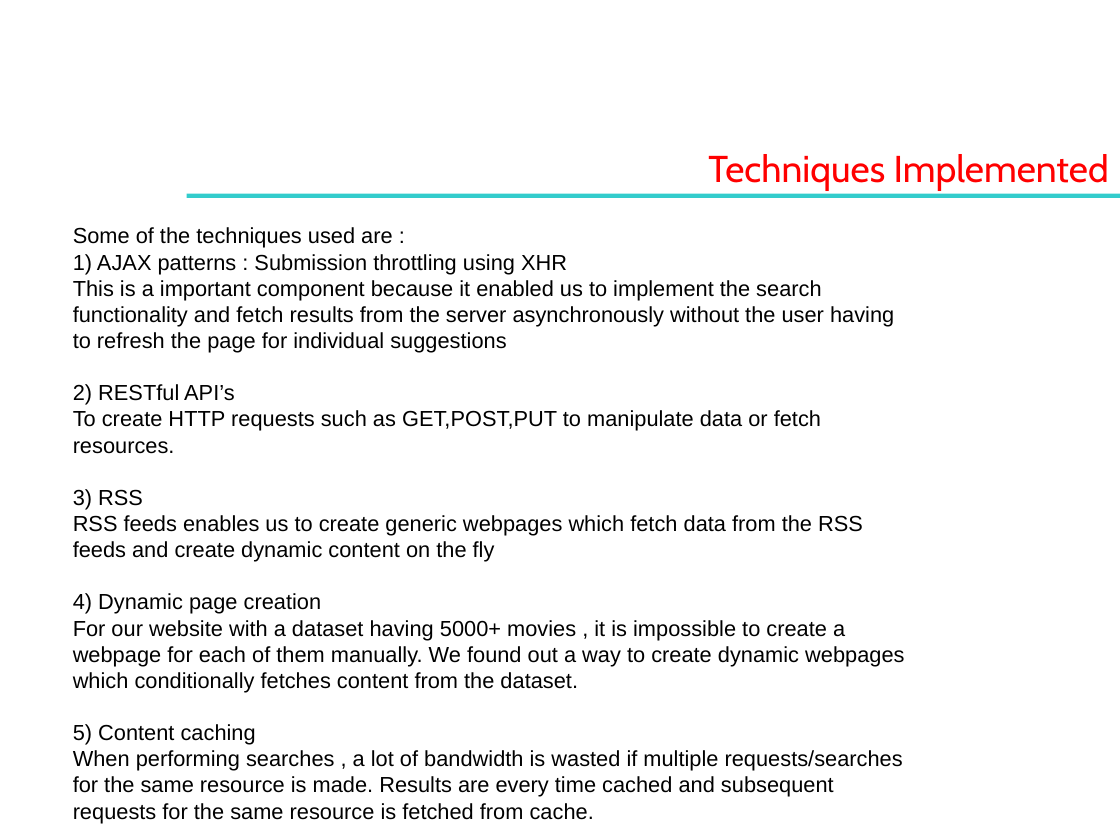
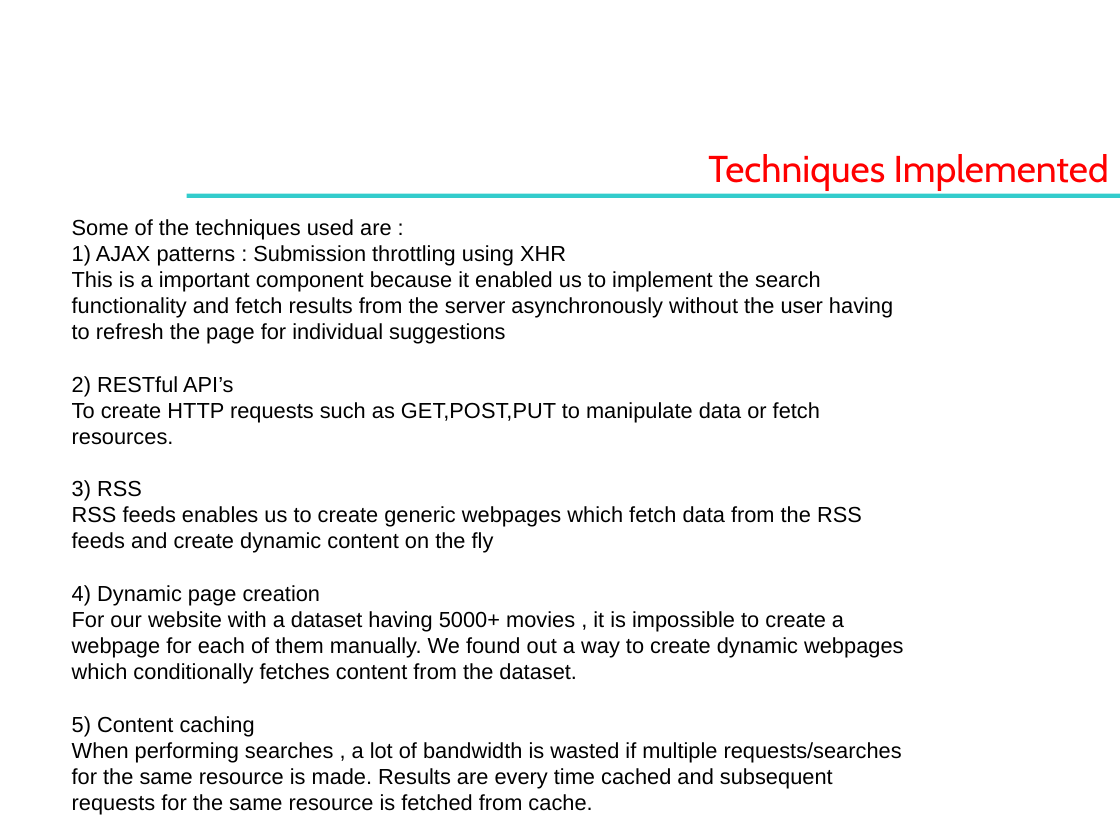
Before and after one commit to cherry-99/FullStack-Website-MediaBuff, a slide deck: slide 4 of Project-Overview.pptx. Drawn at 1120x840 pixels with LibreOffice and Linux fonts; fonts in the diff are those of the drawing; background and template pictures are left out. Boxes give left, top, right and bottom in pixels: in the first picture for what was removed or moved away, otherwise in the second. Text is boxed around its words. In the diff, an @@ line names an element or a change of style, - is before the commit and + after.

```diff
--- a/Project-Overview.pptx
+++ b/Project-Overview.pptx
@@ text "Some of the techniques used ...": place and size @@
-text "Some of the techniques used ..." at (73, 227, 904, 823)
+text "Some of the techniques used ..." at (72, 219, 903, 815)
```
Also in this commit, not shown: 2 other slides changed, 1 slide added, 1 slide removed.
